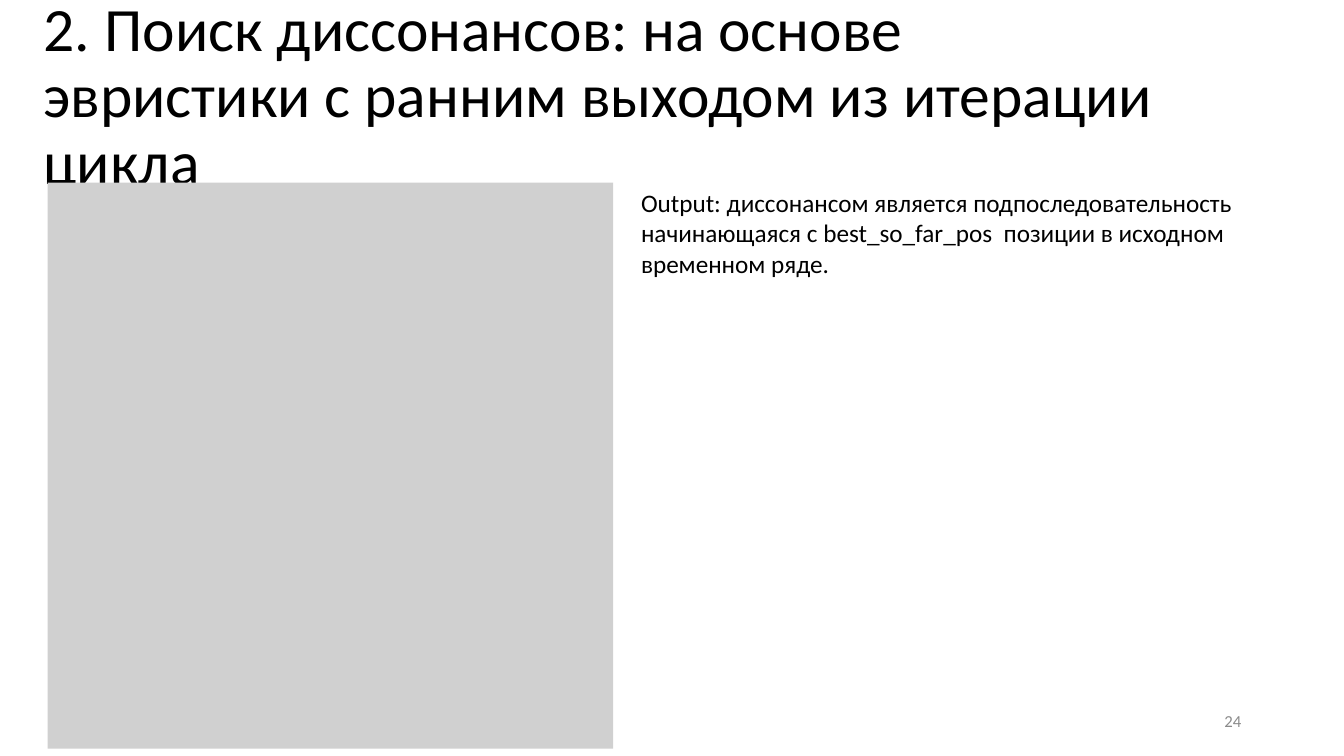
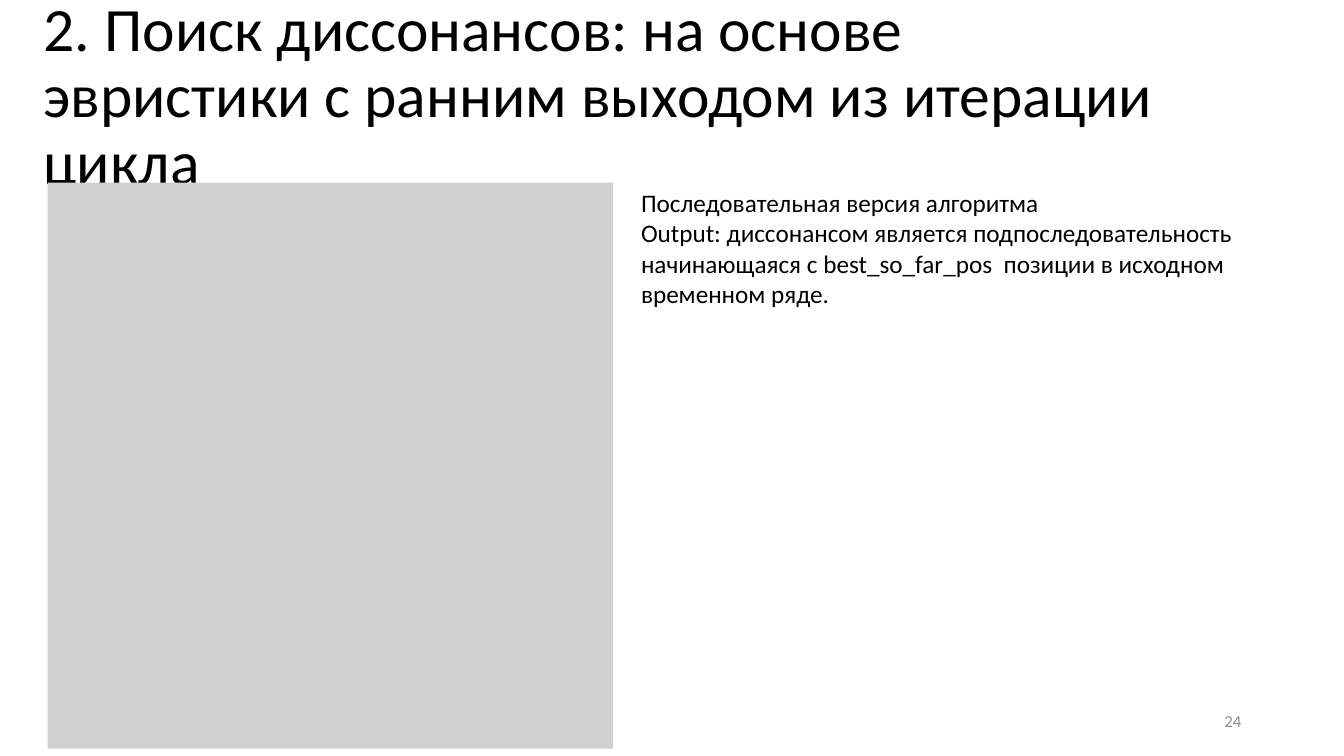
Before and after one commit to AVPGenium/discords_discovery, a slide deck: slide 24 of docs/алгоритм поиска диссонансов.pptx. Drawn at 1344x756 pixels with LibreOffice and Linux fonts; fonts in the diff are those of the drawing; grey boxes stand for pictures. Boxes give left, top, right and bottom in pixels: in the first picture for what was removed or moved away, otherwise in the second. Text is boxed around its words. In the diff, an @@ line names an element or a change of style, - is before the commit and + after.

```diff
--- a/docs/алгоритм поиска диссонансов.pptx
+++ b/docs/алгоритм поиска диссонансов.pptx
@@ text at (641, 195, 1038, 216): paragraph added @@
+Последовательная версия алгоритма
```
Also in this commit, not shown: 7 other slides changed, 3 slides added, 1 slide removed, 5 other files.
